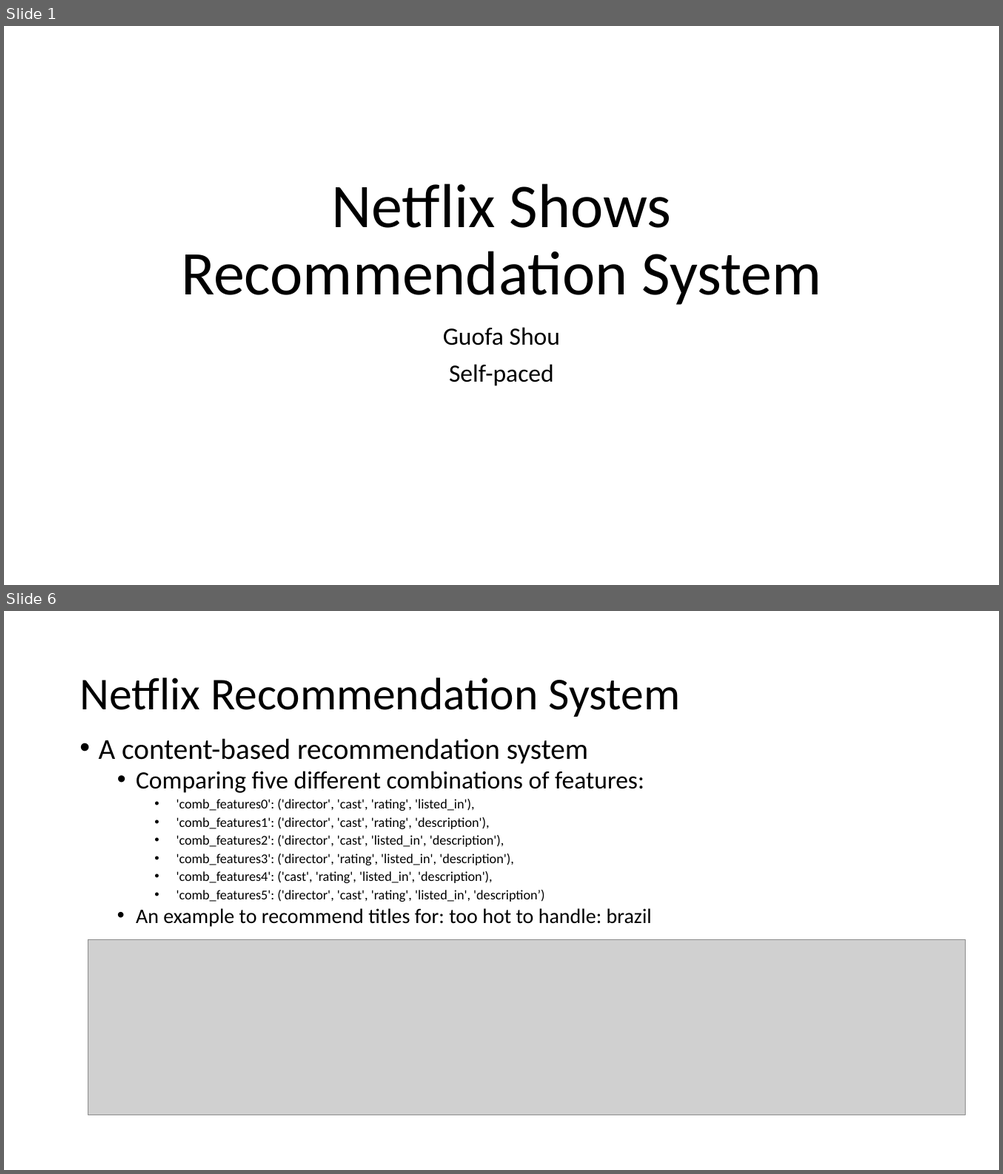
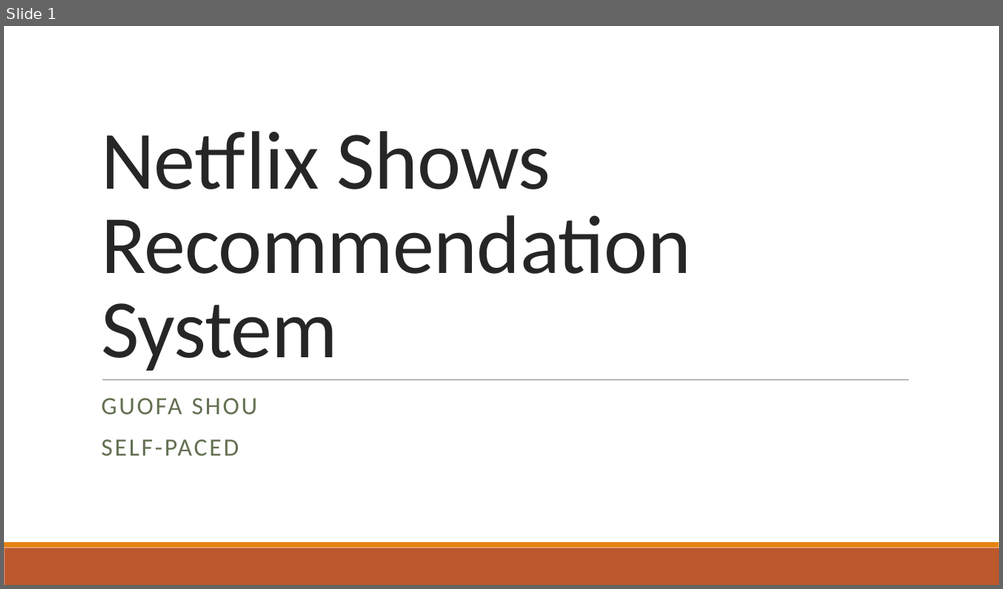
Before and after one commit to eegshou/proj5, a slide deck: Presentation_project5.pptx. Shown one above the other, each under a label of ours: slides 1 and 6 before the commit, slide 1 after it; the slides between them are not shown. The pictures are 1003x1174 and 1003x589 pixels, drawn with LibreOffice and Linux fonts; fonts in the diff are those of the drawing; grey boxes stand for pictures. Boxes give left, top, right and bottom in pixels: in the first picture for what was removed or moved away, otherwise in the second. Text is boxed around its words. In the diff, an @@ line names an element or a change of style, - is before the commit and + after.

```diff
--- a/Presentation_project5.pptx
+++ b/Presentation_project5.pptx
@@ slide 6 removed at [4,611,999,1170], background #FFFFFF @@
@@ title removed at [79,678,680,717] @@
-Netflix Recommendation System
@@ text removed at [99,738,652,927] @@
-• A content-based recommendation system
-  • Comparing five different combinations of features:
-    • 'comb_features0': ('director', 'cast', 'rating', 'listed_in'),
-    • 'comb_features1': ('director', 'cast', 'rating', 'description'),
-    • 'comb_features2': ('director', 'cast', 'listed_in', 'description'),
-    • 'comb_features3': ('director', 'rating', 'listed_in', 'description'),
-    • 'comb_features4': ('cast', 'rating', 'listed_in', 'description'),
-    • 'comb_features5': ('director', 'cast', 'rating', 'listed_in', 'description’)
-  • An example to recommend titles for: too hot to handle: brazil
@@ picture removed at [88,940,966,1116] @@
@@ slide 1 changed as well @@
@@ title "Netflix Shows Recommendation System": place and size @@
-title "Netflix Shows Recommendation System" at [181,184,822,305]
+title "Netflix Shows Recommendation System" at [101,131,691,371]
@@ title "Netflix Shows Recommendation System" at [101,131,691,371]: size 60 to 80 pt, text colour #000000 to #262626, letter spacing 0 to -0.5 pt; alignment centre to left; line spacing 0.9 to 0.85 @@
@@ line added from (102, 380) to (908, 380), #808080 0.5 pt @@
@@ subtitle at [101,398,258,456]: text changed; text colour #000000 to #637052 @@
-Guofa Shou
-Self-paced
+GUOFA SHOU
+SELF-PACED
@@ rectangle added at [4,548,999,585], fill #BD582C @@
@@ rectangle added at [4,543,999,548], fill #E48312 @@
```
Also in this commit, not shown: 6 other slides changed, 4 slides added, 2 other slides removed, 3 other files.
